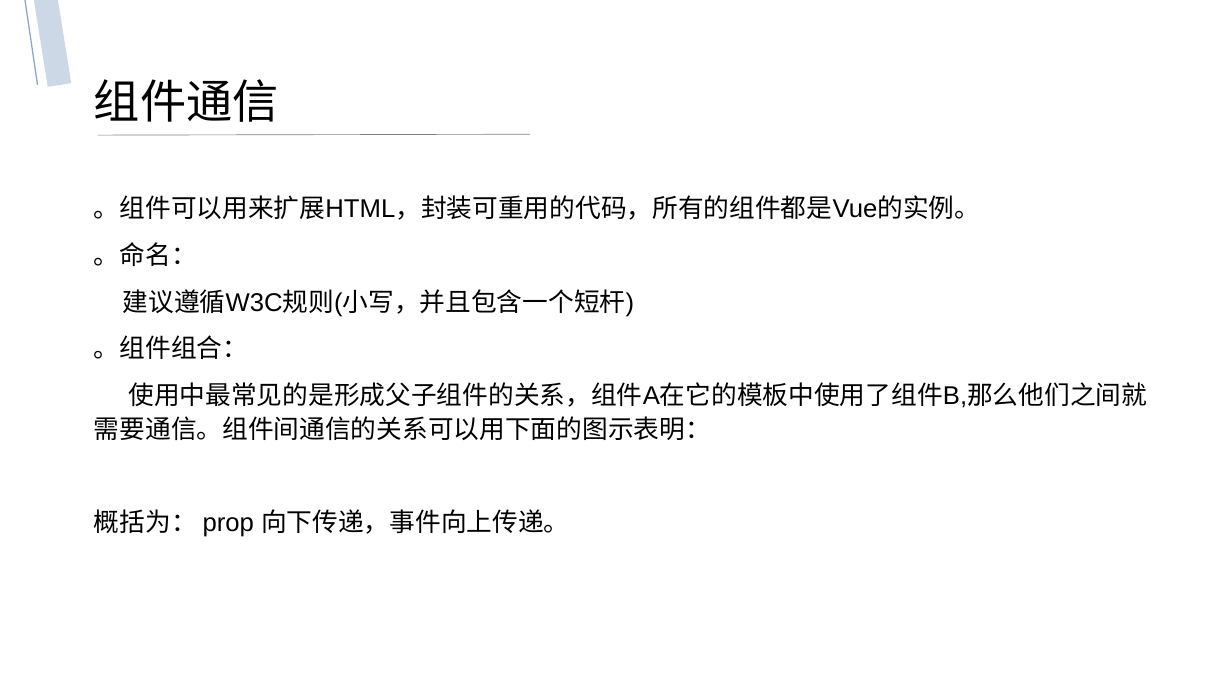
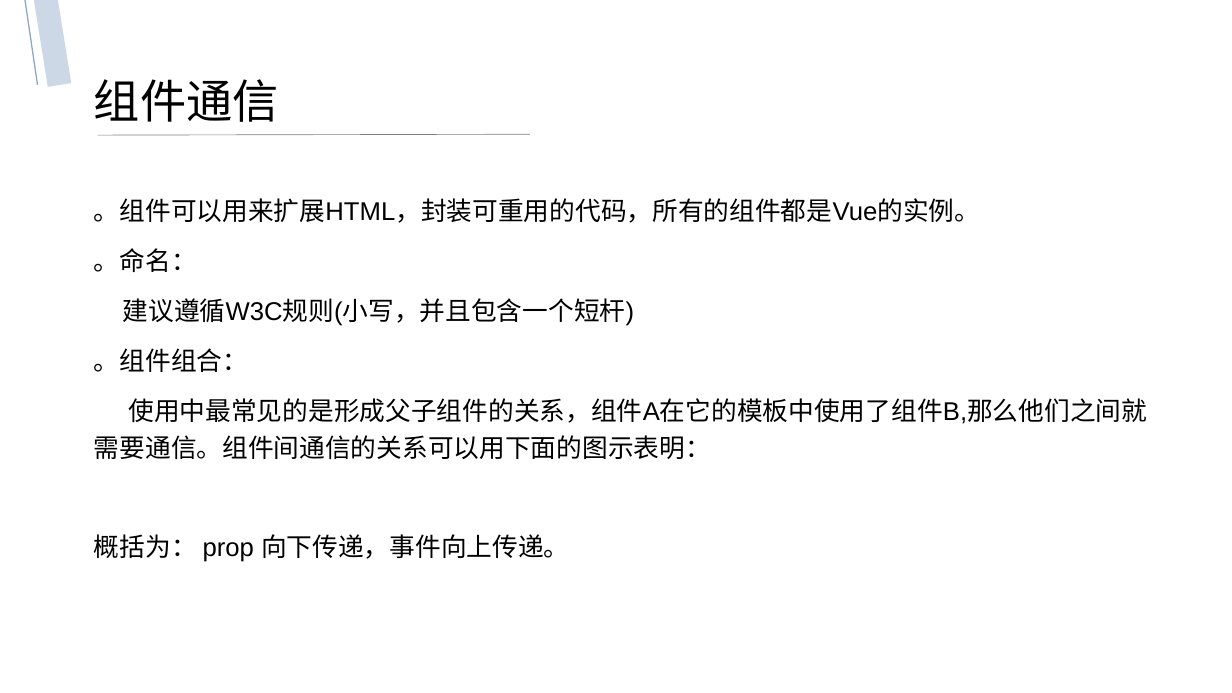
Before and after one commit to ZSI2017/Interchange, a slide deck: slide 13 of vue-简介.pptx. Drawn at 1232x693 pixels with LibreOffice and Linux fonts; fonts in the diff are those of the drawing. Boxes give left, top, right and bottom in pixels: in the first picture for what was removed or moved away, otherwise in the second. Text is boxed around its words. In the diff, an @@ line names an element or a change of style, - is before the commit and + after.

```diff
--- a/vue-简介.pptx
+++ b/vue-简介.pptx
@@ text "。组件可以用来扩展HTML，封装可重用的代码，所有的组件都是Vue的实例。" at (94, 198, 1147, 562): line spacing 1.1 to 1.2 @@
```
Also in this commit, not shown: 11 other slides changed.
